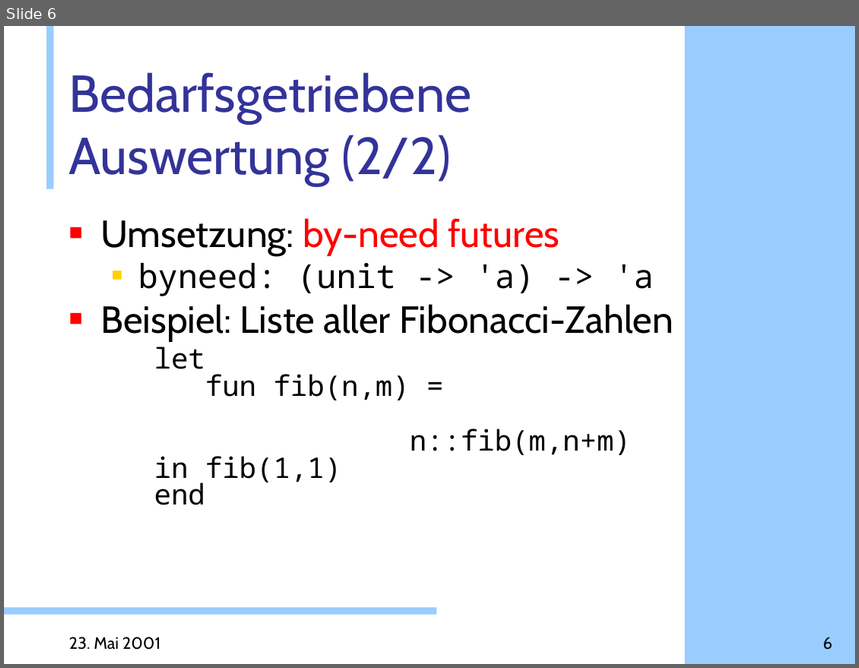
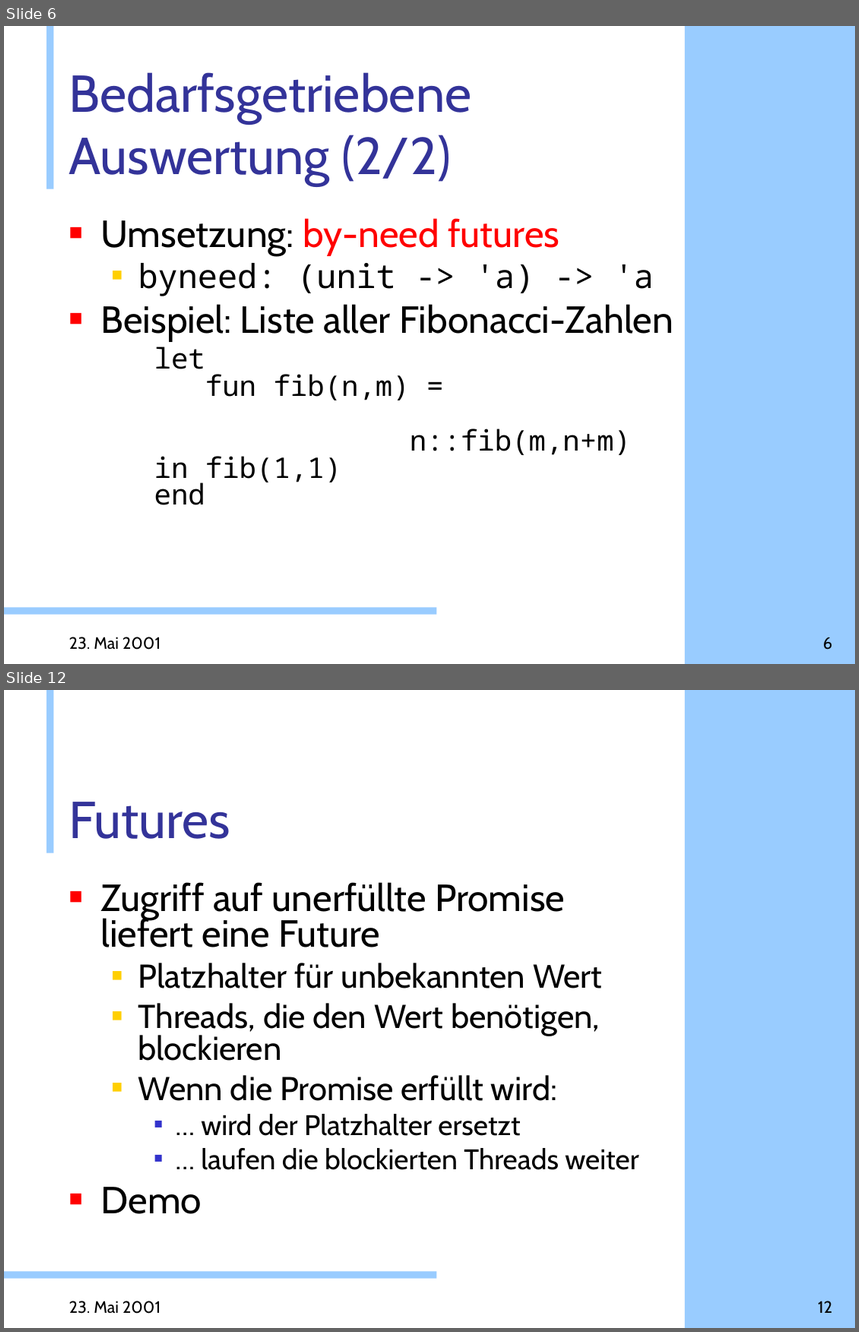
Before and after one commit to doublec/aliceml-abandoned, a slide deck: doc/presentations/Web-Projekt.ppt. Shown one above the other, each under a label of ours: slide 6 before the commit, slides 6 and 12 after it; the slides between them are not shown. The pictures are 859x668 and 859x1332 pixels, drawn with LibreOffice and Linux fonts; fonts in the diff are those of the drawing; background and template pictures are left out. Boxes give left, top, right and bottom in pixels: in the first picture for what was removed or moved away, otherwise in the second. Text is boxed around its words. In the diff, an @@ line names an element or a change of style, - is before the commit and + after.

```diff
--- a/doc/presentations/Web-Projekt.ppt
+++ b/doc/presentations/Web-Projekt.ppt
@@ slide 12 added at box(4, 690, 855, 1328), background #FFFFFF; not listed: 3 template elements that a slide beside it also shows @@
@@ title added at box(69, 802, 230, 839), 44 pt, text #333399 @@
+Futures
@@ text added at box(101, 882, 639, 1214), 28 pt, text #000000 @@
+■ Zugriff auf unerfüllte Promise
+  liefert eine Future
+  ■ Platzhalter für unbekannten Wert
+  ■ Threads, die den Wert benötigen,
+    blockieren
+  ■ Wenn die Promise erfüllt wird:
+    ■ … wird der Platzhalter ersetzt
+    ■ … laufen die blockierten Threads weiter
+■ Demo
@@ text added at box(69, 1301, 161, 1314), 14 pt, text #000000 @@
+23. Mai 2001
@@ page number added at box(818, 1301, 832, 1313), 14 pt, text #000000 @@
+12
```
Also in this commit, not shown: 5 slides changed, 7 other slides added.
